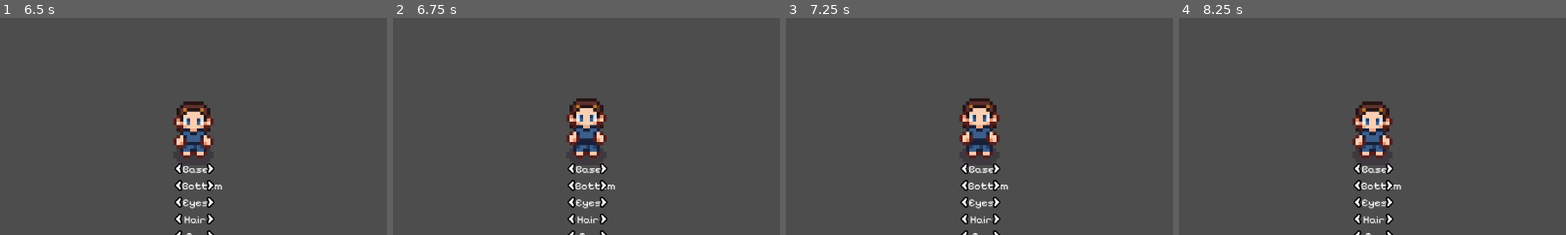
Above: before the commit, frames 1-4 (left to right).
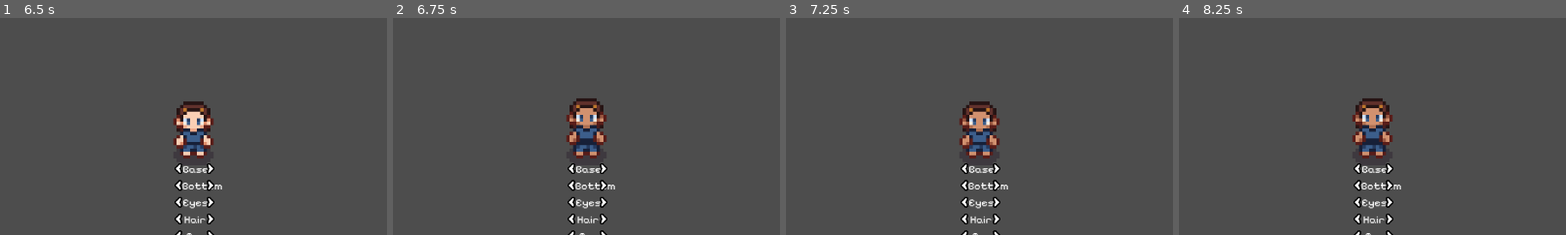
Above: after the commit, the same moments.

Repository: sharmnten/card-game
Game: Godot game, scene res://Scenes/character_customizer.tscn
The game is run twice, just before and just after one commit, with the same random seed, the same clock (stepped at 60 frames per second) and the same inputs. This scene is started directly instead of the project's main scene.
Inputs (mouse positions are % of the whole screen's width and height, from its top left):
- Up to frame 1 (6.5 s): click (53, 62) at 0.5 s; click (49, 62) at 1.25 s; tap Enter at 2, 5 s; move the mouse to (72, 45) at 2.02 s; hold D (right) 2.03-2.78 s; tap Alt at 2.1, 3.6, 5.1 s; click (72, 45) at 2.17 s; move the mouse to (30, 55) at 2.77 s; hold S (down) 2.78-3.53 s; tap Shift at 2.85, 4.35, 5.85 s; tap Space at 3.5 s; move the mouse to (60, 28) at 3.52 s; hold D (right) 3.53-4.28 s; move the mouse to (45, 70) at 4.27 s; hold W (up) 4.28-5.03 s; click (45, 70) at 4.42 s; move the mouse to (80, 65) at 5.02 s; hold A (left) from 5.03 s (still down); move the mouse to (20, 35) at 5.77 s
- Up to frame 2 (6.75 s): tap Space at 6.5 s; move the mouse to (55, 50) at 6.52 s; release A (left) at 6.53 s; hold S (down) from 6.53 s (still down); tap Alt at 6.6 s; click (55, 50) at 6.67 s
- Up to frame 3 (7.25 s): keep holding S (down)
- Up to frame 4 (8.25 s): move the mouse to (35, 25) at 7.27 s; release S (down) at 7.28 s; hold D (right) 7.28-8.03 s; tap Shift at 7.35 s; move the mouse to (72, 45) at 8.02 s; hold W (up) from 8.03 s (still down); tap Alt at 8.1 s
The pictures show only the part of the screen within x 25-75%, y 25-75%; the shares and areas given below are measured in that part.

Frame 1 is identical in both runs. In frame 2, 0.6% of the frame differs, in the area x 45-55%, y 41-64%; in frame 3, 1.7%, in the area x 44-56%, y 37-64%; in frame 4, 1.7%.
Error before the commit: Invalid access of index '-4' on a base object of type: 'Array'. (res://Scenes/character_customizer.gd:68)

Commit message:
Exporting to web has been added.

Diff:
--- a/Scenes/character_customizer.gd
+++ b/Scenes/character_customizer.gd
@@ -88,11 +88,49 @@
 	top.play(anim)
 
 func _on_base_right_pressed() -> void:
-	current_base_frame=current_base_frame+1
+	current_base_frame = (current_base_frame + 1) % base_order.size()
+	update_character("idle_front")
+
+func _on_base_left_pressed() -> void:
+	current_base_frame = (current_base_frame - 1 + base_order.size()) % base_order.size()
 	update_character("idle_front")
 
 
+func _on_bottom_right_pressed() -> void:
+	current_bottom_frame=(current_bottom_frame +1) % bottom_order.size()
+	update_character("idle_front")
 
-func _on_base_left_pressed() -> void:
-	current_base_frame=current_base_frame-1
+
+func _on_bottom_left_pressed() -> void:
+	current_bottom_frame = (current_bottom_frame - 1 + bottom_order.size()) % bottom_order.size()
 	update_character("idle_front")
+
+
+func _on_eyes_right_pressed() -> void:
+	current_eyes_frame=(current_eyes_frame +1) % eyes_order.size()
+	update_character("idle_front")
+
+
+func _on_eyes_left_pressed() -> void:
+	current_eyes_frame = (current_eyes_frame - 1 + eyes_order.size()) % eyes_order.size()
+	update_character("idle_front")
+
+
+func _on_hair_right_pressed() -> void:
+	current_hair_frame=(current_hair_frame +1) % hair_order.size()
+	update_character("idle_front")
+
+
+func _on_hair_left_pressed() -> void:
+	current_hair_frame = (current_hair_frame - 1 + hair_order.size()) % hair_order.size()
+	update_character("idle_front")
+
+
+func _on_top_right_pressed() -> void:
+	current_top_frame=(current_top_frame +1) % top_order.size()
+	update_character("idle_front")
+
+
+func _on_top_left_pressed() -> void:
+	current_top_frame = (current_top_frame - 1 + top_order.size()) % top_order.size()
+	update_character("idle_front")
--- a/Scenes/character_customizer.tscn
+++ b/Scenes/character_customizer.tscn
@@ -76,7 +76,7 @@
 [node name="Shadow" type="AnimatedSprite2D" parent="CharacterBody2D" unique_id=1414768722]
 scale = Vector2(5, 5)
 sprite_frames = SubResource("SpriteFrames_nnt18")
-animation = &"idle_back_shadow"
+animation = &"idle_front_shadow"
 autoplay = "idle_front_shadow"
 
 [node name="Base" type="Control" parent="." unique_id=384952134]
@@ -241,3 +241,11 @@
 
 [connection signal="pressed" from="Base/Right" to="." method="_on_base_right_pressed"]
 [connection signal="pressed" from="Base/Left" to="." method="_on_base_left_pressed"]
+[connection signal="pressed" from="Bottom/Right" to="." method="_on_bottom_right_pressed"]
+[connection signal="pressed" from="Bottom/Left" to="." method="_on_bottom_left_pressed"]
+[connection signal="pressed" from="Eyes/Right" to="." method="_on_eyes_right_pressed"]
+[connection signal="pressed" from="Eyes/Left" to="." method="_on_eyes_left_pressed"]
+[connection signal="pressed" from="Hair/Right" to="." method="_on_hair_right_pressed"]
+[connection signal="pressed" from="Hair/Left" to="." method="_on_hair_left_pressed"]
+[connection signal="pressed" from="Top/Right" to="." method="_on_top_right_pressed"]
+[connection signal="pressed" from="Top/Left" to="." method="_on_top_left_pressed"]
--- a/project.godot
+++ b/project.godot
@@ -11,7 +11,7 @@
 [application]
 
 config/name="Card-Game"
-run/main_scene="uid://818bh3ur3re5"
+run/main_scene="uid://pfw7k2na15rj"
 config/features=PackedStringArray("4.7", "GL Compatibility")
 config/icon="res://icon.svg"
 
Binary file added: docs/index.apple-touch-icon.png
Binary file added: docs/index.icon.png
Binary file added: docs/index.png
Not shown, added: export_presets.cfg
Not shown, added: docs/coi-serviceworker.js
Not shown, added: docs/index.audio.position.worklet.js
Not shown, added: docs/index.audio.worklet.js
Not shown, added: docs/index.html
Not shown, added: docs/index.js
Not shown, added: docs/index.pck
Not shown, added: docs/index.wasm
